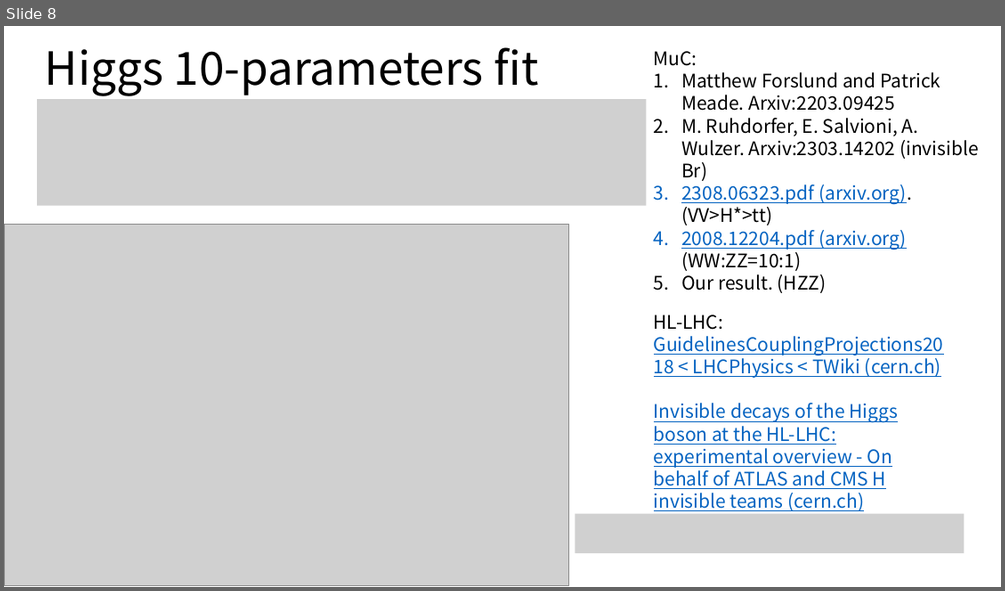
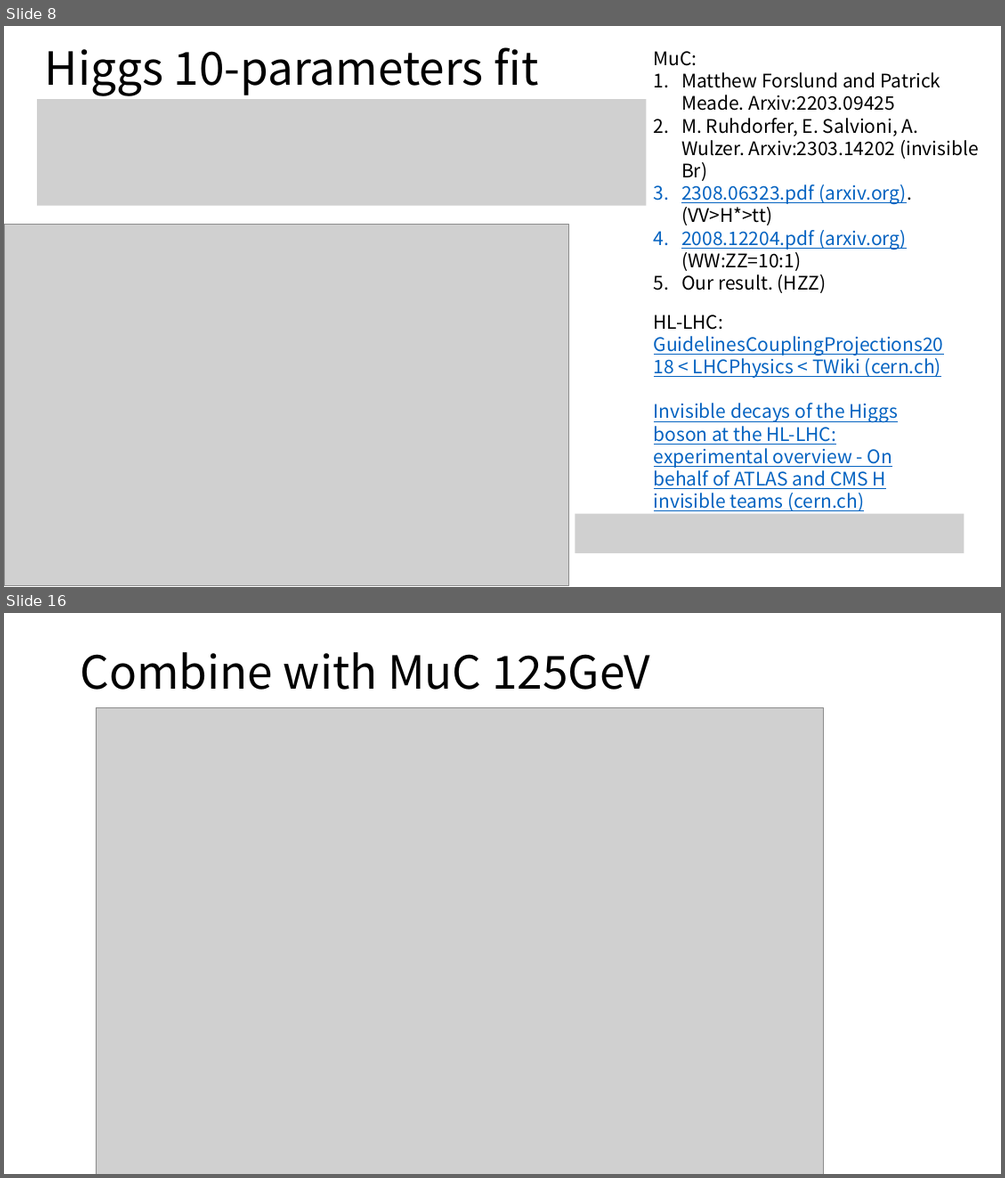
Before and after one commit to ZhenLiuPhys/MuCHiggsInclusive, a slide deck: Previous presentations/HZZ_coupling.pptx. Shown one above the other, each under a label of ours: slide 8 before the commit, slides 8 and 16 after it; the slides between them are not shown. The pictures are 1005x591 and 1005x1178 pixels, drawn with LibreOffice and Linux fonts; fonts in the diff are those of the drawing; grey boxes stand for pictures. Boxes give left, top, right and bottom in pixels: in the first picture for what was removed or moved away, otherwise in the second. Text is boxed around its words. In the diff, an @@ line names an element or a change of style, - is before the commit and + after.

```diff
--- a/Previous presentations/HZZ_coupling.pptx
+++ b/Previous presentations/HZZ_coupling.pptx
@@ slide 16 added at box(4, 613, 1001, 1174), background #FFFFFF @@
@@ title added at box(80, 652, 650, 690), 44 pt, text #000000 @@
+Combine with MuC 125GeV
@@ picture added at box(96, 708, 824, 1174) @@
```
Also in this commit, not shown: 9 other slides added, 1 other file.
